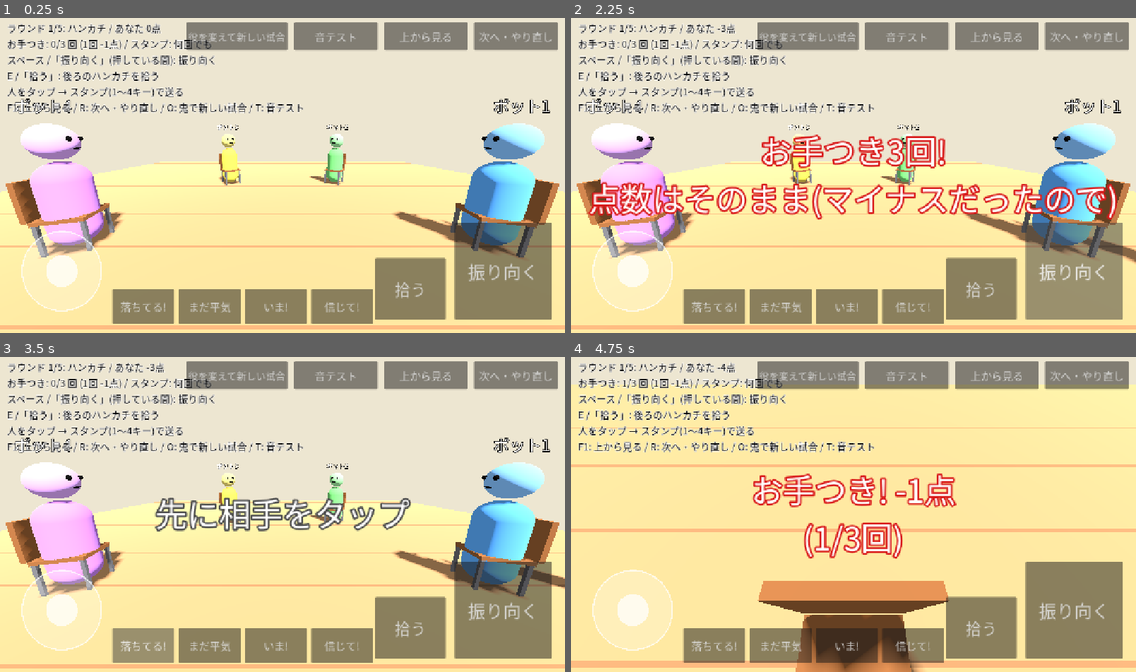
Above: before the commit, frames 1-4 (two rows, left to right).
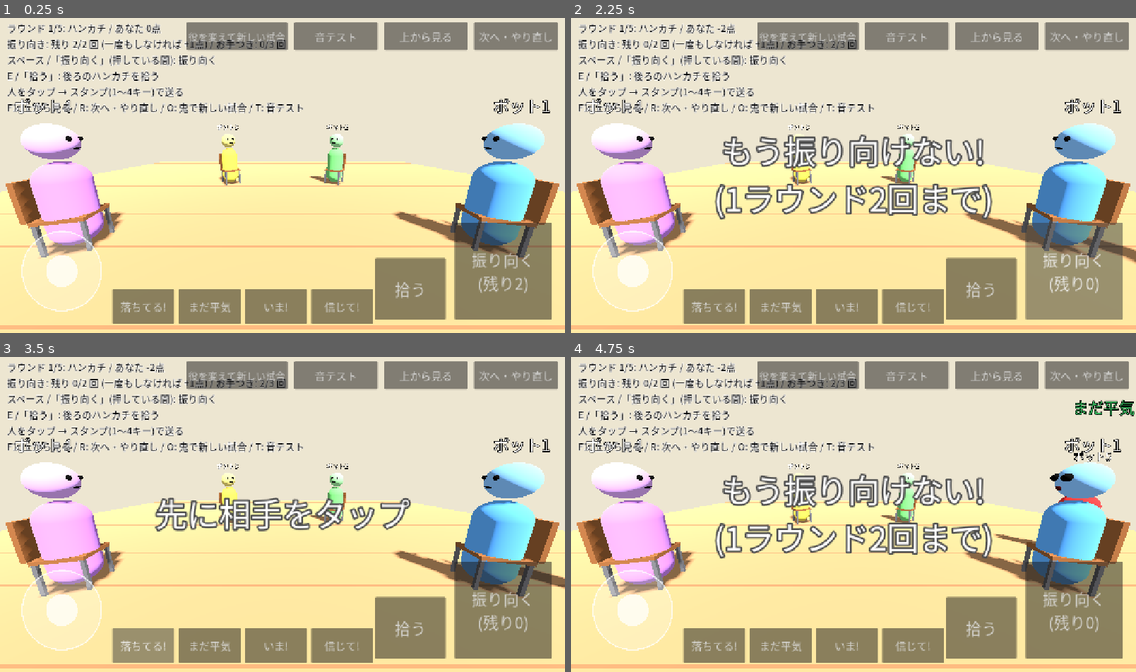
Above: after the commit, the same moments.

Repository: LisaYuumi/ushiro-micha-dame
Game: Godot game, scene res://scenes/main.tscn
Same seed, same stepped clock (60 frames per second), same inputs: the game is played once before the commit and once after it.
Inputs (mouse positions are in pixels of both pictures, inside the frame that each line leads up to):
- Up to frame 1 (0.25 s): no input
- Up to frame 2 (2.25 s): click (1073, 270) at 0.5 s, where only the run before the commit has a clickable "振り向く"; click "拾う" at 1.25 s; click (1073, 270) at 2 s, where only the run after the commit has a clickable "振り向く (残り0)"
- Up to frame 3 (3.5 s): click "落ちてる!" at 2.75 s
- Up to frame 4 (4.75 s): click "まだ平気" at 3.5 s; tap Enter at 4.25 s; move the mouse to (977, 498) at 4.27 s; hold D (move_right) from 4.28 s (still down); hold Space (look_back) from 4.28 s (still down); click (977, 498) at 4.42 s

The runs differ from the first frame. In frame 1, 1.2% of the frame differs, in the area x 1-95%, y 6-88%; in frame 2, 11%; in frame 3, 1.2%; in frame 4, 57%, in the area x 0-100%, y 2-100%.

Commit message:
Limit turning around to 2 per round; reward players who never turn
- LOOKS_PER_ROUND (2) while the oni walks; picking up also uses one, so
  with none left you cannot pick up. Spectating during the chase is free
- Seated players who never turned around in the round get +1 (not the
  loser and not the oni)
- 振り向く button shows how many looks are left

Co-Authored-By: Claude Opus 5.5 <noreply@anthropic.com>
Claude-Session: https://claude.ai/code/session_018gGhz8RHTqLMKymXrJnaB4

Diff:
--- a/scripts/core/game_config.gd
+++ b/scripts/core/game_config.gd
@@ -129,6 +129,10 @@
 ## スタンプで正しく教えた人の点数
 ## (本当の「落ちてる!」などで相手が振り向けた / 本当の「まだ平気」で相手が振り向かずにすんだ)
 const SCORE_HELP := 1
+## 1ラウンドに振り向ける回数(「拾う」も1回使う)。追いかけっこ中・勝敗が出た後は数えない
+const LOOKS_PER_ROUND := 2
+## 1ラウンドに一度も振り向かずにがまんした人の点数(気づかずに負けた人と鬼はもらえない)
+const SCORE_PATIENCE := 1
 ## お手つき1回の点数
 const SCORE_OTETSUKI := -1
 ## この回数お手つきすると、それまでの点数のプラス分が消えて 0 点になる(マイナスはそのまま)。
--- a/scripts/core/game_state.gd
+++ b/scripts/core/game_state.gd
@@ -44,6 +44,9 @@
 	var bananas_left: int = 0
 	## バナナで転んで止まっている残り時間(秒)
 	var slip_left: float = 0.0
+	## このラウンドで振り向ける残り回数/振り向いた回数
+	var looks_left: int = 0
+	var looks_used: int = 0
 
 
 ## 席の位置(床の上)
@@ -254,6 +257,8 @@
 		a.move_dir = Vector3.ZERO
 		a.stamps_left = GameConfig.STAMPS_PER_ROUND
 		a.bananas_left = GameConfig.BANANAS_PER_ROUND
+		a.looks_left = GameConfig.LOOKS_PER_ROUND
+		a.looks_used = 0
 		a.slip_left = 0.0
 	for i in seat_ids.size():
 		_sit(get_actor(seat_ids[i]), i)
@@ -344,9 +349,17 @@
 	var a := get_actor(actor_id)
 	if a == null or a.role != Role.SEATED or a.looking_back == value:
 		return
+	var judged := phase == Phase.WALKING or phase == Phase.DROPPED
+	if value and judged:
+		# 振り向ける回数には限りがある
+		if a.looks_left <= 0:
+			events.append({"type": "no_looks", "actor": actor_id})
+			return
+		a.looks_left -= 1
+		a.looks_used += 1
 	a.looking_back = value
 	# 追いかけっこ中・勝敗が出た後は、振り向いて見物してもお手つきにならない
-	if not value or phase == Phase.CHASE or phase == Phase.RESULT:
+	if not value or not judged:
 		return
 	if active_stamps.has(actor_id):
 		# スタンプが出ている間に振り向いた(「まだ平気」のだましは失敗)
@@ -392,6 +405,8 @@
 		return
 	if not a.looking_back:
 		set_looking_back(actor_id, true)
+	if not a.looking_back:
+		return # もう振り向けない
 	if phase != Phase.DROPPED or not has_handkerchief_behind(a):
 		return
 	vacant_seat = a.seat_index
@@ -636,6 +651,7 @@
 			"otetsuki": a.otetsuki_count,
 			"move": a.move_dir,
 			"stamps_left": a.stamps_left,
+			"looks_left": a.looks_left,
 		})
 	return {
 		"actors": list,
@@ -832,6 +848,14 @@
 		"touched":
 			scores[winner_id] += GameConfig.SCORE_CHASER_TOUCHED
 	scores[loser_id] += GameConfig.SCORE_LOSE
+	# 一度も振り向かずにがまんした人に点(気づかずに負けた人と、このラウンドの鬼はのぞく)
+	var patient := []
+	for a in actors:
+		if a.id == oni_id or a.id == loser_id or a.looks_used > 0:
+			continue
+		scores[a.id] += GameConfig.SCORE_PATIENCE
+		patient.append(a.id)
+	result["patient"] = patient
 	result["scores"] = scores.duplicate()
 	for a in actors:
 		a.move_dir = Vector3.ZERO
--- a/scripts/input/touch_controls.gd
+++ b/scripts/input/touch_controls.gd
@@ -11,6 +11,7 @@
 ## 座っていて、追いかけっこ中だけ出すボタン(バナナの皮)
 var _chase_buttons: Array[Button] = []
 var _role_button: Button
+var _look_button: Button
 var _mode := []
 ## 押している指の番号 -> 操作
 var _touch_action := {}
@@ -19,7 +20,8 @@
 func _ready() -> void:
 	layer = 2
 	# 右下: 振り向く(押している間)
-	_seated_buttons.append(_add_button("振り向く", "look_back", Vector2(1, 1), Rect2(-250, -250, 220, 220), 40))
+	_look_button = _add_button("振り向く", "look_back", Vector2(1, 1), Rect2(-250, -250, 220, 220), 36)
+	_seated_buttons.append(_look_button)
 	_seated_buttons.append(_add_button("拾う", "pick_up", Vector2(1, 1), Rect2(-430, -170, 160, 140), 36))
 	# 鬼のとき: 同じ場所に「止まる」(押している間)「落とす」、その左に「ふり」
 	_oni_buttons.append(_add_button("止まる", "oni_stop", Vector2(1, 1), Rect2(-250, -250, 220, 220), 40))
@@ -53,6 +55,11 @@
 	_add_button("音テスト", "sound_test", Vector2(1, 0), Rect2(-614, 16, 190, 64), 24)
 	_role_button = _add_button("役を変える", "toggle_role", Vector2(1, 0), Rect2(-858, 16, 230, 64), 22)
 	set_oni_mode(false)
+
+
+## 「振り向く」ボタンに、残りの回数を出す(-1 で回数を出さない)
+func set_looks_left(n: int) -> void:
+	_look_button.text = "振り向く" if n < 0 else "振り向く\n(残り%d)" % n
 
 
 ## 鬼のとき/座っているとき/座っていて追いかけっこ中で、出すボタンを切りかえる
--- a/scripts/main.gd
+++ b/scripts/main.gd
@@ -69,6 +69,8 @@
 		_stamp_target = -1
 	view.set_stamp_target(state, _stamp_target)
 	var me := state.get_local_player()
+	var judged := state.phase == GameState.Phase.WALKING or state.phase == GameState.Phase.DROPPED
+	touch.set_looks_left(me.looks_left if judged else -1)
 	touch.set_oni_mode(state.oni_is_player,
 			me.role == GameState.Role.SEATED and state.phase == GameState.Phase.CHASE)
 	if state.oni_is_player:
@@ -202,6 +204,9 @@
 			hud.show_message("%s が %s にバナナ!" % [who, whom], Color(0.85, 0.7, 0.0), 1.2)
 		"slip":
 			hud.show_message("つるっ! %s が転んだ" % ("あなた" if e["actor"] == me else _name(e["actor"])), Color(0.85, 0.7, 0.0), 1.2)
+		"no_looks":
+			if e["actor"] == me:
+				hud.show_message("もう振り向けない!\n(1ラウンド%d回まで)" % GameConfig.LOOKS_PER_ROUND, Color(0.3, 0.3, 0.3), 1.2)
 		"drop_failed":
 			if e["actor"] == me:
 				hud.show_message("席の後ろで押してね", Color(0.3, 0.3, 0.3), 1.0)
@@ -264,6 +269,8 @@
 				color = Color(0.9, 0.6, 0.1)
 			else:
 				text = "鬼の勝ち\n(%s が気づかなかった)" % _name(r["loser"])
+	if me in r.get("patient", []):
+		text += "\nがまんした! +%d点" % GameConfig.SCORE_PATIENCE
 	var me_score: int = state.scores.get(me, 0)
 	var last := state.round_index + 1 >= GameConfig.ROUNDS_PER_MATCH
 	var next_text := "最終結果" if last else "次のラウンド(%s)" % Items.name_of(state.round_index + 1)
@@ -281,8 +288,8 @@
 	if state.oni_is_player:
 		lines.append("あなたは鬼")
 	var me := state.get_local_player()
-	var left := "何回でも" if me.stamps_left < 0 else "残り %d" % me.stamps_left
-	lines.append("お手つき: %d/%d 回 (1回 %d点) / スタンプ: %s" % [me.otetsuki_count, GameConfig.OTETSUKI_LIMIT, GameConfig.SCORE_OTETSUKI, left])
+	lines.append("振り向き: 残り %d/%d 回 (一度もしなければ +%d点) / お手つき: %d/%d 回" % [
+		me.looks_left, GameConfig.LOOKS_PER_ROUND, GameConfig.SCORE_PATIENCE, me.otetsuki_count, GameConfig.OTETSUKI_LIMIT])
 	if _stamp_target >= 0:
 		lines.append("スタンプを送る相手: %s" % _name(_stamp_target))
 	if view.is_top_camera():
--- a/tests/smoke_test.gd
+++ b/tests/smoke_test.gd
@@ -46,6 +46,7 @@
 	_test_who_can_see_behind_whom()
 	_test_otetsuki_penalty_and_forced_oni()
 	_test_deceiving_scores()
+	_test_look_limit_and_patience()
 
 	_main = load("res://scenes/main.tscn").instantiate()
 	root.add_child(_main)
@@ -790,6 +791,7 @@
 	var s := GameState.new()
 	s.start_match(81)
 	var me := s.get_local_player()
+	me.looks_left = 99 # お手つきを重ねるため、振り向ける回数をふやしておく
 	s.scores[me.id] = 7 # プラスの点数を持っているとする
 	s.set_looking_back(me.id, true)
 	_check(s.scores[me.id] == 7 + GameConfig.SCORE_OTETSUKI, "お手つきで %d 点" % GameConfig.SCORE_OTETSUKI)
@@ -810,6 +812,7 @@
 	var s2 := GameState.new()
 	s2.start_match(82)
 	var me2 := s2.get_local_player()
+	me2.looks_left = 99
 	s2.scores[me2.id] = -4
 	for i in GameConfig.OTETSUKI_LIMIT:
 		s2.set_looking_back(me2.id, true)
@@ -929,6 +932,51 @@
 	_check(s4.scores[liar4.id] == b4, "『まだ平気』の嘘は、振り向かれたら失敗")
 
 
+func _test_look_limit_and_patience() -> void:
+	var s := GameState.new()
+	s.start_match(101)
+	var me := s.get_local_player()
+	_check(me.looks_left == GameConfig.LOOKS_PER_ROUND, "振り向ける回数は %d 回" % GameConfig.LOOKS_PER_ROUND)
+	for i in GameConfig.LOOKS_PER_ROUND:
+		s.set_looking_back(me.id, true)
+		s.set_looking_back(me.id, false)
+	s.take_events()
+	s.set_looking_back(me.id, true)
+	_check(not me.looking_back, "回数を使い切ると振り向けない")
+	_check(_has(s.take_events(), "no_looks"), "振り向けなかったお知らせが出る")
+	# 使い切ると、後ろに落とされても拾えない
+	var s2 := _dropped_state(103)
+	var target := s2.get_actor_at_seat(s2.drop_target_seat)
+	target.looks_left = 0
+	s2.pick_up(target.id)
+	_check(s2.phase == GameState.Phase.DROPPED, "振り向けないと拾えない")
+	# 次のラウンドでは回数が戻る
+	var s3 := GameState.new()
+	s3.start_match(105)
+	var p3 := s3.get_local_player()
+	p3.looks_left = 0
+	_run_until(s3, "result", 200.0)
+	s3.next_round()
+	_check(p3.looks_left == GameConfig.LOOKS_PER_ROUND, "次のラウンドで振り向ける回数が戻る")
+	# がまんした人に +1(負けた人と鬼はのぞく)
+	var s4 := GameState.new()
+	s4.start_match(107)
+	var before: Dictionary = s4.scores.duplicate()
+	var turner := s4.get_actor(1)
+	s4.set_looking_back(turner.id, true)
+	s4.set_looking_back(turner.id, false)
+	var e := _run_until(s4, "result", 200.0)
+	var loser: int = e["loser"]
+	for a in s4.actors:
+		if a.id == s4.oni_id or a.id == loser:
+			continue
+		var expected: int = before[a.id] + (GameConfig.SCORE_OTETSUKI if a.id == turner.id else GameConfig.SCORE_PATIENCE)
+		if a.id == e["winner"]:
+			continue
+		_check(s4.scores[a.id] == expected, "%s: がまんした人は +%d、振り向いた人はもらえない" % [a.display_name, GameConfig.SCORE_PATIENCE])
+	_check(not (loser in e["patient"]), "気づかずに負けた人はがまんの点をもらえない")
+
+
 # --- 道具 ---
 
 func _dropped_state(seed_value: int) -> GameState:
